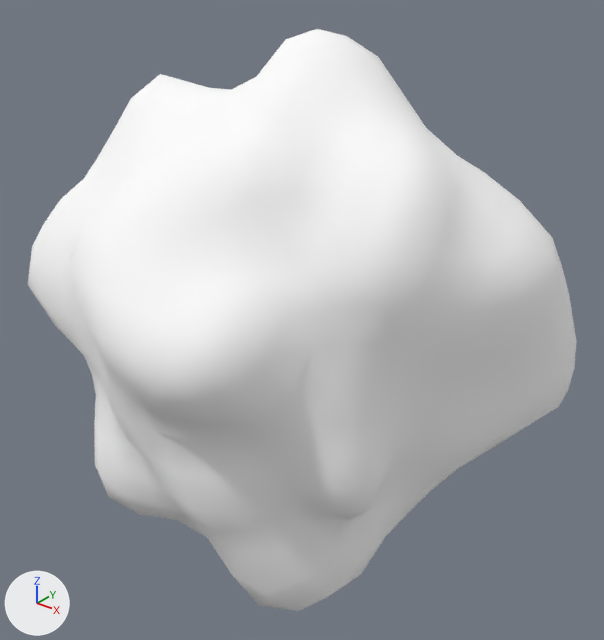
One commit to the glTF model orrun/assets/props/rocks/rock_dark_basalt.glb: the scene before it, then after it.
Both versions are drawn from a camera (50 mm lens) standing at (1.261, -1.499, 1.627) and looking at (0.042, 0.025, 0.682). The lights are fixed; the arrows at lower left show +X, +Y and +Z. The older version comes first.

In view in the first picture: 'rock_dark_basalt'.
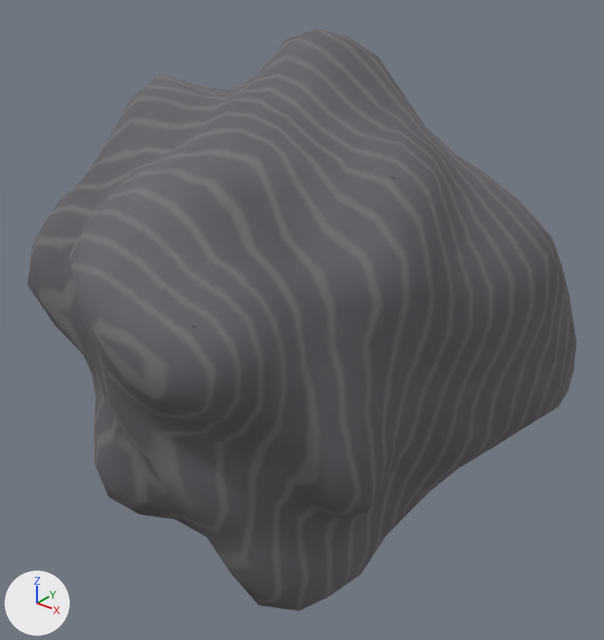
Where the change shows, as pixel boxes (x1, y1, x2, y2) in the pictures (604 x 640 px):
'rock_dark_basalt', surface changed (white to grey): (28, 29, 577, 611) in both

Diff of the bpy script that builds the scene:
```diff
--- a/orrun/assets/props/rocks/rock_dark_basalt.glb.py
+++ b/orrun/assets/props/rocks/rock_dark_basalt.glb.py
@@ img_rock_dark_basalt_albedo @@
+img_rock_dark_basalt_albedo = load_image('rock_dark_basalt_albedo', '_unpacked/rock_dark_basalt_albedo', 512, 512, 'sRGB')
@@ mat_rock_dark_basalt_baked @@
 mat_rock_dark_basalt_baked = principled_material('rock_dark_basalt_baked')
-mat_rock_dark_basalt_baked.base_color = (1.0, 1.0, 1.0)  # white #ffffff
+mat_rock_dark_basalt_baked.texture = img_rock_dark_basalt_albedo
 mat_rock_dark_basalt_baked.metallic = 0.02
```
